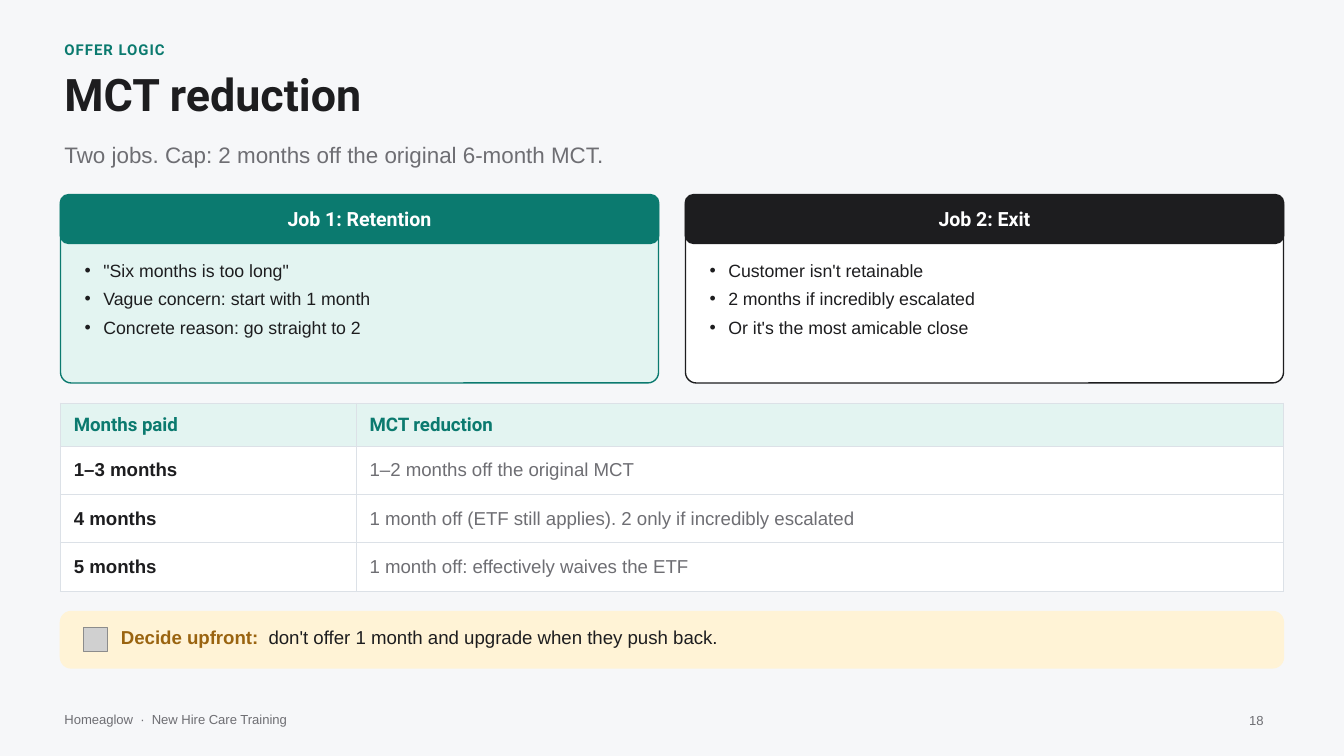
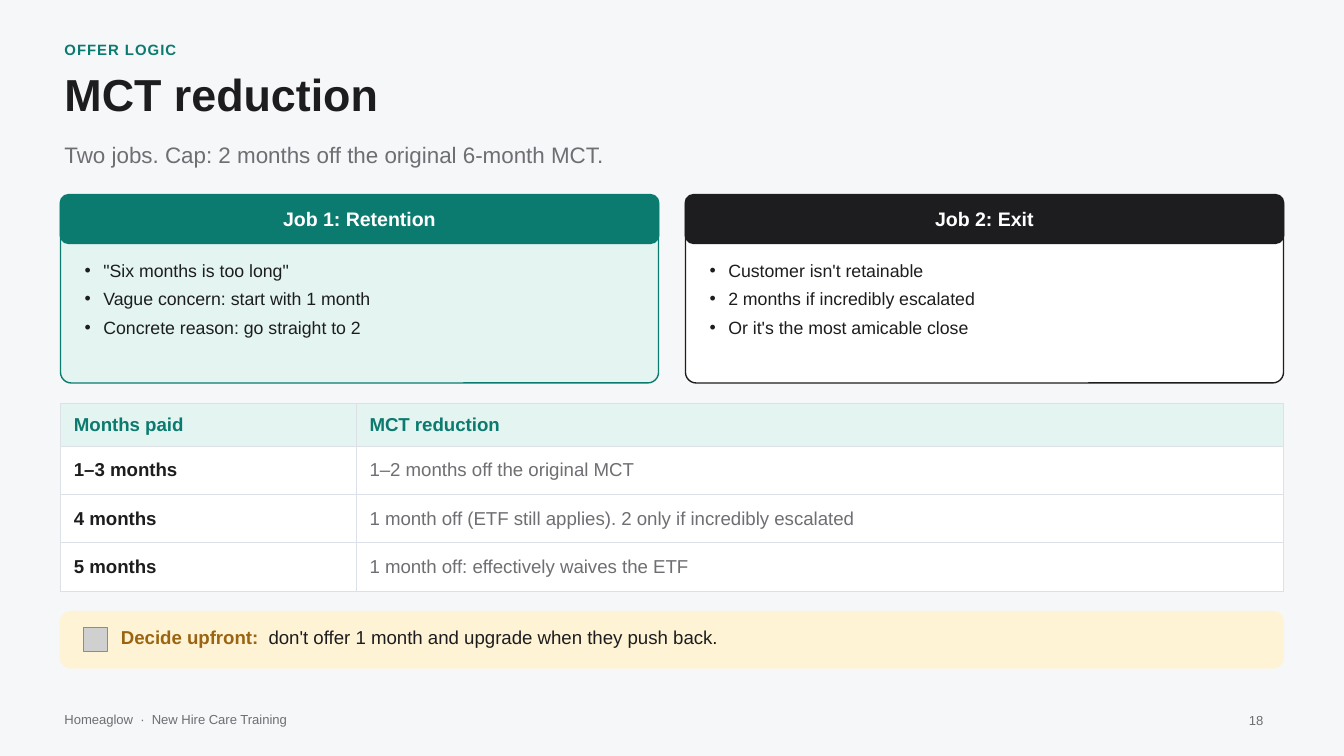
Before and after one commit to anjulimichelle/training, a slide deck: slide 18 of retention-membership-cancellation/retention-membership-cancellation.pptx. Drawn at 1344x756 pixels with LibreOffice and Linux fonts; fonts in the diff are those of the drawing; grey boxes stand for pictures. Boxes give left, top, right and bottom in pixels: in the first picture for what was removed or moved away, otherwise in the second. Text is boxed around its words. In the diff, an @@ line names an element or a change of style, - is before the commit and + after.

```diff
--- a/retention-membership-cancellation/retention-membership-cancellation.pptx
+++ b/retention-membership-cancellation/retention-membership-cancellation.pptx
@@ font Roboto to Arial in 4 elements at <box>64,44,176,55</box>, <box>64,78,378,112</box>, <box>60,195,659,243</box>, <box>685,195,1284,243</box> @@
@@ table at <box>60,403,1284,756</box> @@
@@ font Roboto to Arial in "Months paid", "MCT reduction" @@
```
Also in this commit, not shown: 78 other slides changed, 1 slide added, 1 slide removed, 3 other files.
